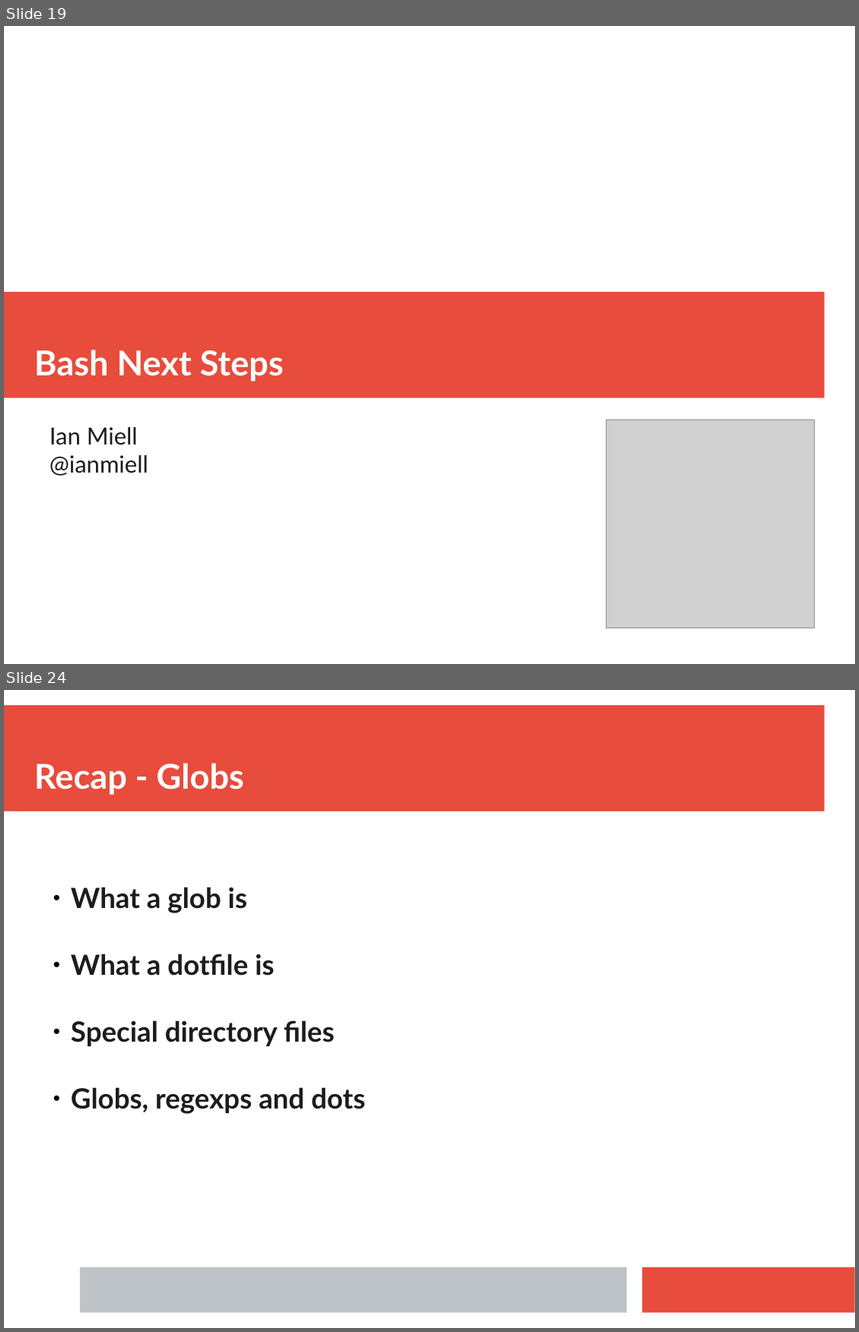
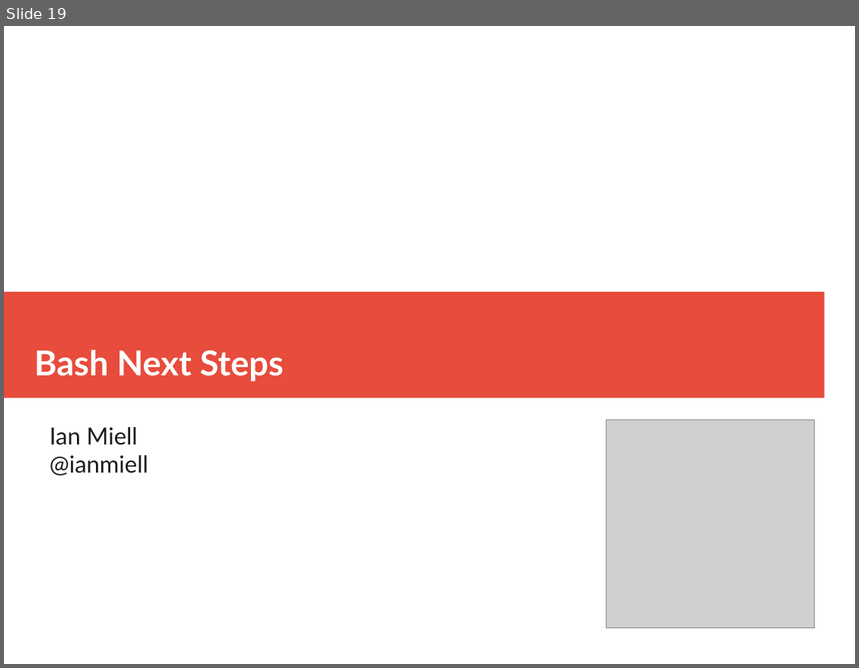
Before and after one commit to ianmiell/bash-next-steps, a slide deck: slides/bash_next_steps.pptx. Shown one above the other, each under a label of ours: slides 19 and 24 before the commit, slide 19 after it; the slides between them are not shown. The pictures are 859x1332 and 859x668 pixels, drawn with LibreOffice and Linux fonts; fonts in the diff are those of the drawing; grey boxes stand for pictures. Boxes give left, top, right and bottom in pixels: in the first picture for what was removed or moved away, otherwise in the second. Text is boxed around its words. In the diff, an @@ line names an element or a change of style, - is before the commit and + after.

```diff
--- a/slides/bash_next_steps.pptx
+++ b/slides/bash_next_steps.pptx
@@ slide 24 removed at [4,690,855,1328], background #FFFFFF @@
@@ rectangle removed at [4,705,825,812] @@
@@ text removed at [34,763,244,795] @@
-Recap - Globs
@@ text removed at [71,887,365,1114] @@
-  ● What a glob is
-  ● What a dotfile is
-  ● Special directory files
-  ● Globs, regexps and dots
@@ rectangle removed at [80,1268,626,1313] @@
@@ rectangle removed at [643,1268,855,1313] @@
```
Also in this commit, not shown: 3 slides changed, 2 slides added, 39 other slides removed, 1 other file.
